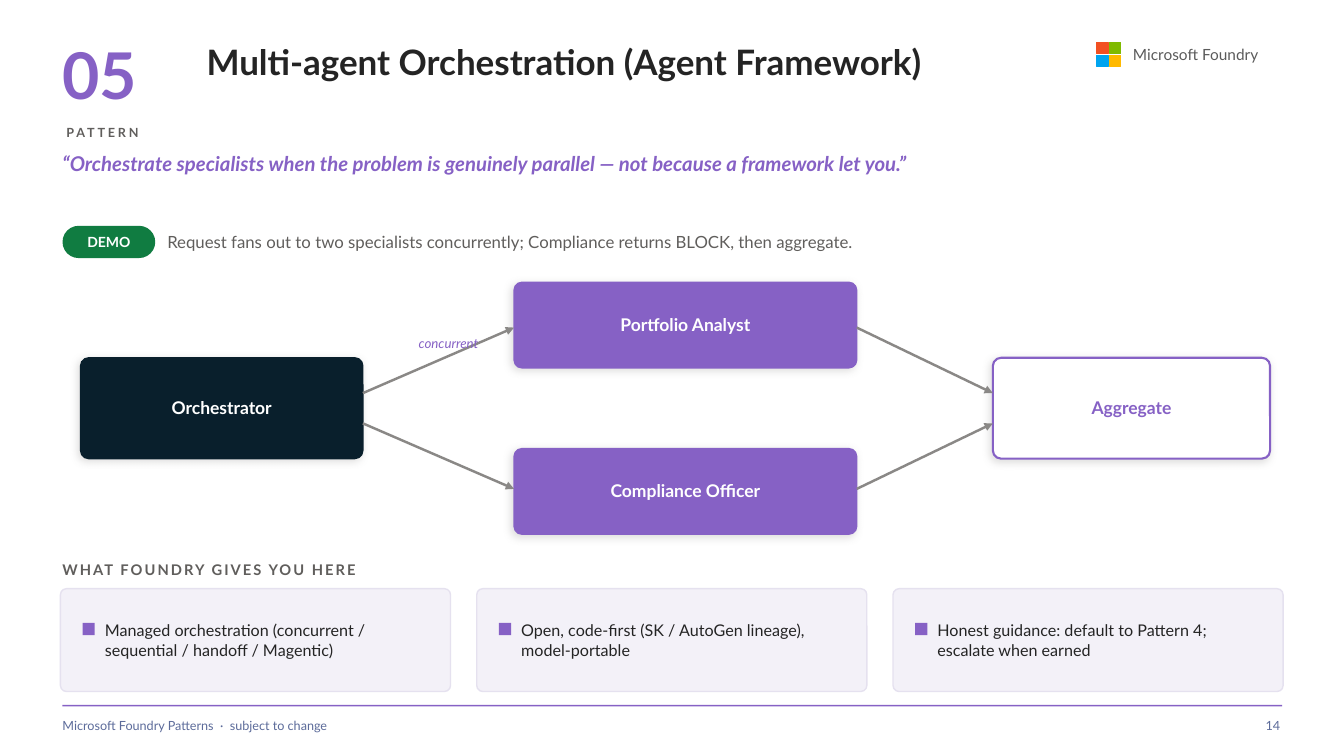
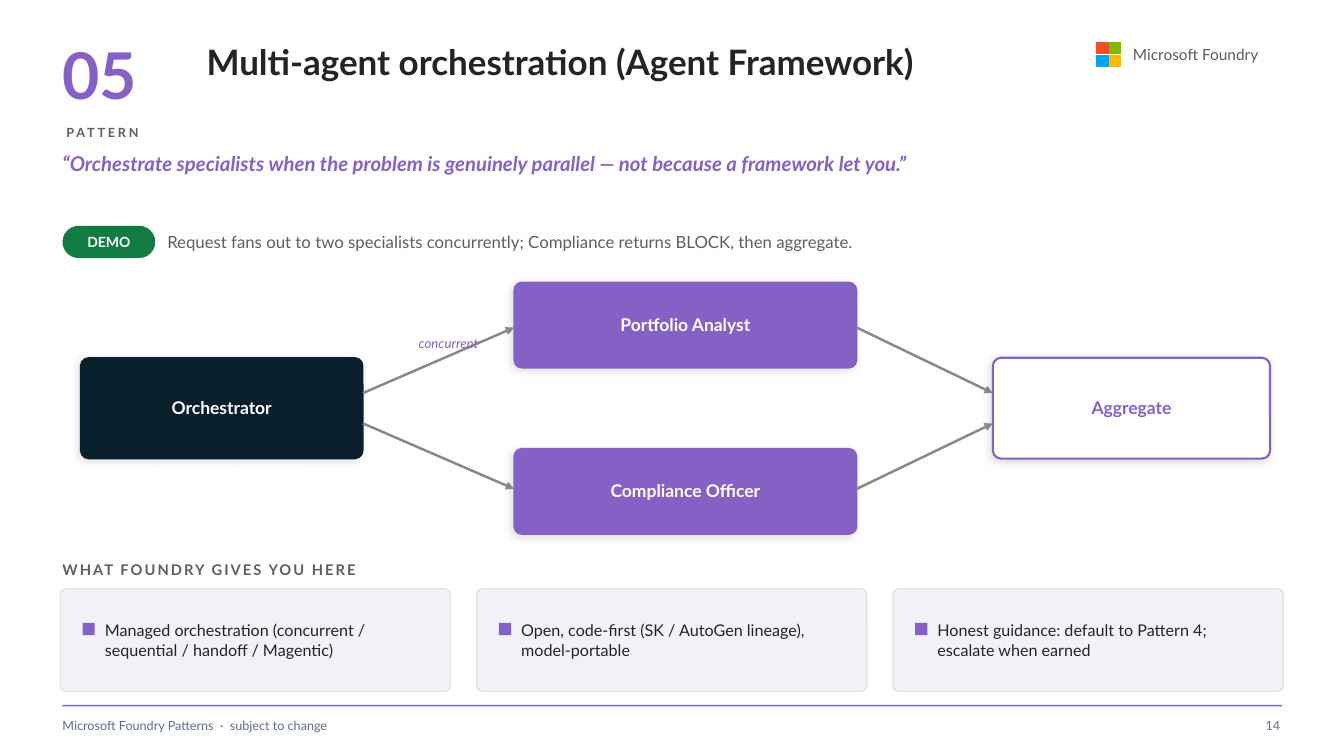
Before and after one commit to SridharArrabelly/foundry-pattern-library, a slide deck: slide 14 of foundry-patterns.pptx. Drawn at 1344x756 pixels with LibreOffice and Linux fonts; fonts in the diff are those of the drawing. Boxes give left, top, right and bottom in pixels: in the first picture for what was removed or moved away, otherwise in the second. Text is boxed around its words. In the diff, an @@ line names an element or a change of style, - is before the commit and + after.

```diff
--- a/foundry-patterns.pptx
+++ b/foundry-patterns.pptx
@@ text at (x1=207, y1=47, x2=914, y2=82): text changed @@
-Multi-agent Orchestration (Agent Framework)
+Multi-agent orchestration (Agent Framework)
```
Also in this commit, not shown: 12 other slides changed, 1 slide removed, 18 other files.
